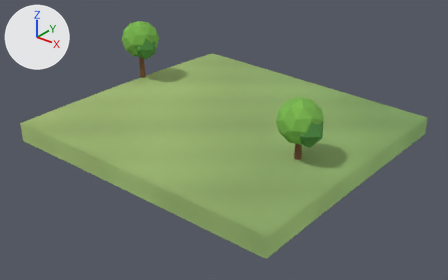
Two versions of the glTF model client/public/models/chunks/1_3.glb, one commit apart.
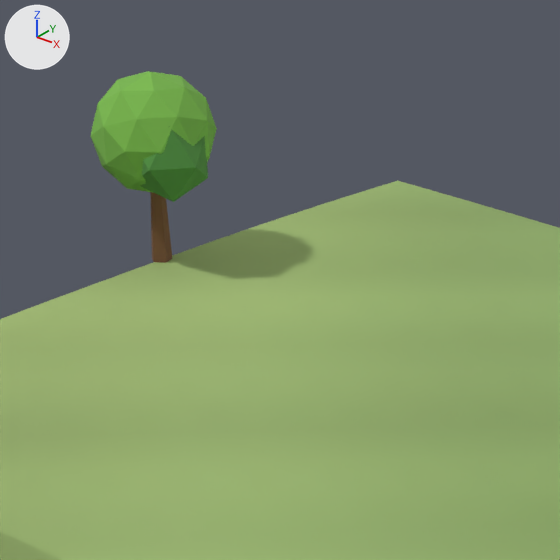
The first picture shows the older version from a camera (50 mm lens) standing at (81.2, -151.5, 27.3) and looking at (45.2, -106.5, -0.6). The close-ups show the older and then the newer version on the part from 21% to 58% of the width and 0% to 59% of the height of that picture. Only the edits that show in the close-ups are written down. Every picture has the same lights, and +X, +Y and +Z are marked at upper left. Vertices at exactly the same position are counted once.

The first close-up shows 'scenery', 'terrain'.
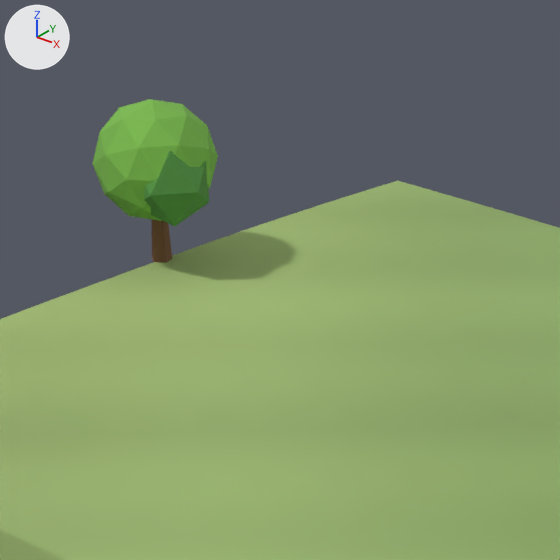
Location of each change, (x1, y1, x2, y2) in pixels of the close-ups (560 x 560 px; the box of a moved part takes in the faces that stretch with it):
'scenery', reshaped: before (90, 71, 217, 263); after (92, 99, 218, 263)
part 1 of me_scenery, moved or reshaped: before (90, 71, 217, 192); after (92, 99, 218, 221)
part 2 of me_scenery, moved or reshaped: before (140, 126, 208, 202); after (144, 151, 209, 226)
part 3 of me_scenery, moved or reshaped: before (150, 192, 172, 263); after (151, 219, 172, 263)

What the commit changed:
me_scenery is used by ob_scenery; location (0.0, 0.0, 0.0).
Before the commit, vertices of me_scenery: 66 (30.0, -103.2, 5.5), 68 (30.2, -103.1, 5.5), 70 (30.1, -102.8, 5.5), 72 (29.9, -102.8, 5.5), 74 (29.8, -103.1, 5.5).
Before the commit, vertices of me_scenery: 76 (30.0, -103.0, 5.5).
me_scenery had 132 vertices, 240 faces and spanned x 27.7..57.7, y -110.3..-100.8, z 1.1..8.5.
me_scenery now has 132 vertices, 240 faces and spans x 27.7..57.7, y -110.3..-100.8, z 1.1..7.6.
me_scenery part 1: the loose piece of 42 vertices spanning x 27.7..32.3, y -105.2..-100.8, z 4.3..8.5 is moved by (0.0, 0.0, -1.0).
me_scenery part 2: the loose piece of 12 vertices spanning x 29.7..32.7, y -104.9..-102.1, z 4.6..7.2 is moved by (0.0, 0.0, -0.9).
Part 3, on me_scenery:
Vertices 66, 68, 70, 72, 74, 76 of me_scenery move by (0.0, 0.0, -0.8).
Other edits to the shape of me_scenery do not show in these pictures.
